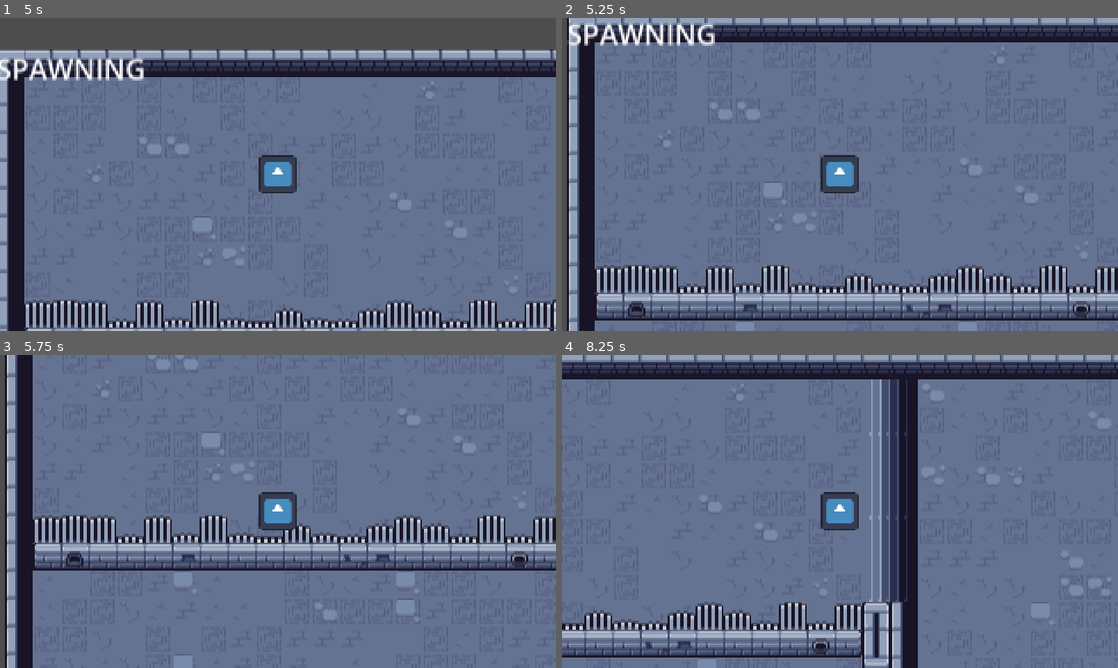
Above: before the commit, frames 1-4 (two rows, left to right).
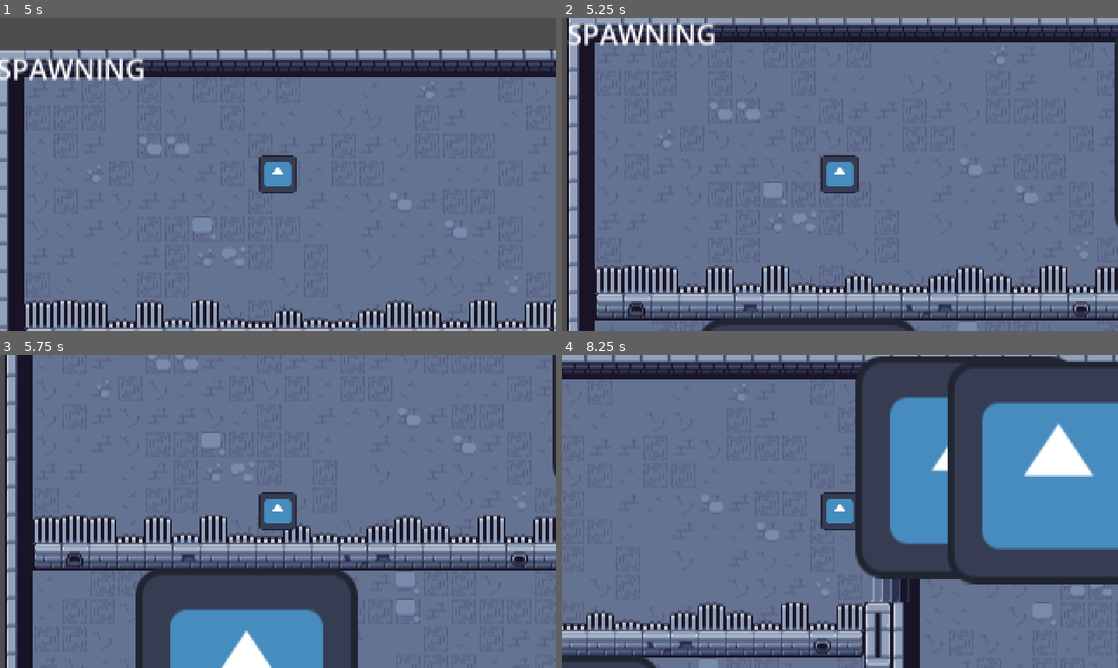
Above: after the commit, the same moments.

Repository: Komiyaki/GodotVampSurv
Game: Godot game, scene res://scenes/game/game_scene.tscn
The game is run twice, just before and just after one commit, with the same random seed, the same clock (stepped at 60 frames per second) and the same inputs. The engine's default icon, where the game draws it, is replaced by a stand-in: a white triangle on a blue panel in a dark square.
Inputs:
- Up to frame 1 (5 s): tap Enter at 0.5 s; hold D (RIGHT) 0.53-1.28 s; hold S (DOWN) 1.28-2.03 s; hold D (RIGHT) 2.03-2.78 s; hold W (UP) 2.78-3.53 s; hold A (LEFT) from 3.53 s (still down)
- Up to frame 2 (5.25 s): release A (LEFT) at 5.03 s; hold S (DOWN) from 5.03 s (still down)
- Up to frame 3 (5.75 s): keep holding S (DOWN)
- Up to frame 4 (8.25 s): release S (DOWN) at 5.78 s; hold D (RIGHT) 5.78-6.53 s; hold W (UP) 6.53-7.28 s; hold D (RIGHT) 7.28-8.03 s; hold S (DOWN) from 8.03 s (still down)

Frame 1 is identical in both runs. In frame 2, 1.6% of the frame differs, in the area x 25-100%, y 7-100%; in frame 3, 13%; in frame 4, 37%, in the area x 0-100%, y 0-100%.

Commit message:
Game loop fleshed out
Game manager now starts rounds and spawns enemies at intervals given function params
Enemy manager now dynamically adds enemies to pool when it runs out

Diff:
--- a/scenes/autoload/game_data.gd
+++ b/scenes/autoload/game_data.gd
@@ -4,12 +4,22 @@
 const SAVE_PATH: String = "user://save_data.json"
 
 const ENEMY_SCENE_PATH: String = "res://scenes/enemy/enemy.tscn"
-const ENEMY_POOL_SIZE: int = 100
+const ENEMY_POOL_SIZE_INITIAL: int = 100
+const ENEMY_POOL_INCREASE_AMOUNT: int = 10
 
-const ENEMY_SPAWN_FIELD_RANGE_X = 1280
-const ENEMY_SPAWN_FIELD_RANGE_Y = 720
-const ENEMY_SPAWN_FIELD_OFFSET = 32
-const ENEMY_SPAWN_CAMERA_RANGE_SQR = 100
+const ENEMY_SPAWN_FIELD_RANGE_X: int = 1280
+const ENEMY_SPAWN_FIELD_RANGE_Y: int = 720
+const ENEMY_SPAWN_FIELD_OFFSET: int = 32
+const ENEMY_SPAWN_CAMERA_RANGE_SQR: int = 500
+
+const ENEMY_SPAWN_TIMER: float = 5
+const ENEMY_SPAWN_AMOUNT_INITIAL: int = 10
+
+const SPAWN_FUNC_FACTOR_INITIAL: float = 20
+const SPAWN_FUNC_FACTOR_LINEAR: float = 1.5
+const SPAWN_FUNC_FACTOR_EXP: float = 1.193
+
+const INTERROUND_TIMER: float = 10
 
 # Called when the node enters the scene tree for the first time.
 func _ready() -> void:
--- a/scenes/game/enemy_manager.gd
+++ b/scenes/game/enemy_manager.gd
@@ -10,12 +10,8 @@
 const ENEMY_SPAWN_RANGE_X: int = GameData.ENEMY_SPAWN_FIELD_RANGE_X - (GameData.ENEMY_SPAWN_FIELD_OFFSET * 2)
 const ENEMY_SPAWN_RANGE_Y: int = GameData.ENEMY_SPAWN_FIELD_RANGE_Y - (GameData.ENEMY_SPAWN_FIELD_OFFSET * 2)
 
-@export var inactive_node: Node2D
-@export var active_node: Node2D
-
 # Called when the node enters the scene tree for the first time.
 func _ready() -> void:
-    _check_dependencies()
 
     # Load PackedScene of enemy
     enemy_scene = load(GameData.ENEMY_SCENE_PATH)
@@ -29,40 +25,44 @@
     assert(new_enemy is PooledObject)
 
     # Crash if not, add first to dict if so
-    inactive_node.add_child(new_enemy)
+    add_child(new_enemy)
+    new_enemy.name = "Enemy%d" %enemy_pool_count
     new_enemy.set_inactive()
     enemy_pool_inactive.set(enemy_pool_count, new_enemy)
     enemy_pool_count += 1
 
-func _check_dependencies() -> void:
-    if inactive_node == null:
-        push_error("No inactive_node set on %s" % name)
-    if active_node == null:
-        push_error("No active_node set on %s" % name)
 
 func fill_enemy_pool() -> void:
-    _add_enemies_to_pool(GameData.ENEMY_POOL_SIZE)
+    _add_enemies_to_pool(GameData.ENEMY_POOL_SIZE_INITIAL)
 
 func _add_enemies_to_pool(count: int = 0) -> void:
-    print("populating enemy pool")
+    print("%s populating enemy pool to %d enemies" % [name, GameData.ENEMY_POOL_SIZE_INITIAL])
     while enemy_pool_count < count:
         var new_enemy = enemy_scene.instantiate()
-        inactive_node.add_child(new_enemy)
+        add_child(new_enemy)
+        new_enemy.name = "Enemy%d" %enemy_pool_count
         new_enemy.set_inactive()
         enemy_pool_inactive.set(enemy_pool_count, new_enemy)
         enemy_pool_count += 1
 
 func spawn_n_enemies(count: int, camera_pos: Vector2) -> void:
     var spawn_pos: Vector2 = Vector2.ZERO
+
+    # Add new enemies to pool if we ran out
+    while count > len(enemy_pool_inactive):
+        _add_enemies_to_pool(GameData.ENEMY_POOL_INCREASE_AMOUNT)
+        print("%s Added %d additional enemies to pool" % [name, GameData.ENEMY_POOL_INCREASE_AMOUNT])
+
+    # Spawn n number of enemies
     for i in range(0, count):
+        # Randomly generate spawn locations until we get one outside of camera range
         while true:
             spawn_pos.x = 32 + randi_range(0, ENEMY_SPAWN_RANGE_X)
             spawn_pos.y = 32 + randi_range(0, ENEMY_SPAWN_RANGE_Y)
-            if spawn_pos.distance_squared_to(camera_pos) <= GameData.ENEMY_SPAWN_CAMERA_RANGE:
+            if spawn_pos.distance_squared_to(camera_pos) >= GameData.ENEMY_SPAWN_CAMERA_RANGE_SQR:
                 break
 
-            _spawn_enemy(spawn_pos)
-        pass
+        _spawn_enemy(spawn_pos)
 
 
 func _spawn_enemy(location: Vector2) -> void:
@@ -71,7 +71,6 @@
     enemy_pool_active.set(enemy_id, enemy)
     enemy_pool_inactive.erase(enemy_id)
 
-    active_node.add_child(enemy)
     enemy.position = location
     enemy.set_active()
     pass
--- a/scenes/game/enemy_manager.tscn
+++ b/scenes/game/enemy_manager.tscn
@@ -2,12 +2,5 @@
 
 [ext_resource type="Script" uid="uid://dx1vnr3idpage" path="res://scenes/game/enemy_manager.gd" id="1_d7uud"]
 
-[node name="EnemyManager" type="Node2D" unique_id=255586920 node_paths=PackedStringArray("inactive_node", "active_node")]
+[node name="EnemyManager" type="Node2D" unique_id=255586920]
 script = ExtResource("1_d7uud")
-inactive_node = NodePath("InactiveEnemies")
-active_node = NodePath("ActiveEnemies")
-
-[node name="InactiveEnemies" type="Node2D" parent="." unique_id=1814496168]
-position = Vector2(-100, -100)
-
-[node name="ActiveEnemies" type="Node2D" parent="." unique_id=550474783]
--- a/scenes/game/game_manager.gd
+++ b/scenes/game/game_manager.gd
@@ -5,7 +5,7 @@
 FIRST_LOAD,
 COUNTDOWN,
 SPAWNING,
-MUTATION_FRAMES,
+INTERROUND,
 PAUSED,
 ROUND_SWITCH,
 GAME_OVER,
@@ -14,6 +14,15 @@
 
 @export var ui_manager: UIManager
 @export var enemy_manager: EnemyManager
+@export var player: Node2D
+@export var gm_round_timer: Timer
+@export var gm_spawn_timer: Timer
+
+@export var current_round: int = 0
+@export var round_enemies_total: int = 0
+@export var round_spawn_rate: int = 0
+
+@export var interround_over: bool = true
 
 var game_state: GameState = GameState.FIRST_LOAD:
     set(value):
@@ -25,6 +34,15 @@
 func _ready() -> void:
     _check_dependencies()
 
+    gm_spawn_timer.wait_time = GameData.ENEMY_SPAWN_TIMER
+    gm_round_timer.wait_time = GameData.INTERROUND_TIMER
+
+    gm_spawn_timer.stop()
+    gm_spawn_timer.stop()
+
+    gm_spawn_timer.timeout.connect(spawn_enemies_tick)
+    gm_round_timer.timeout.connect(end_interround)
+
        # get references to all necessary stuff, esp game_data autoload
     pass # Replace with function body.
 
@@ -34,67 +52,86 @@
         push_error("No ui_manager set on %s" % name)
     if enemy_manager == null:
         push_error("No enemy_manager set on %s" % name)
+    if gm_round_timer == null:
+        push_error("No gm_round_timer set on %s" % name)
+    if gm_spawn_timer == null:
+        push_error("No gm_spawn_timer set on %s" % name)
 
 
 # Called every frame. 'delta' is the elapsed time since the previous frame.
 func _process(delta: float) -> void:
-       # enemy spawner should have a pool of objects to recycle, handled by enemy_manager
        # enemies and the like should subscribe to game_manager events to listen for pause state (especially)
-       #
+
     match game_state:
         GameState.FIRST_LOAD:
             game_state = GameState.FIRST_LOAD
+            print("%s performing first load" % name)
             # for now dont do much, just start spawning
             enemy_manager.fill_enemy_pool()
             # might play some intro animation or something idk
-            game_state = GameState.SPAWNING
-            pass
+            game_state = GameState.ROUND_SWITCH
+
         GameState.SPAWNING:
             # spawn enemies at given times / intervals?? as defined in game_data for this round
             # check remaing enemies (or wait for signal from enemy_manager?)
-            pass
-        GameState.MUTATION_FRAMES:
+            if round_enemies_total <= 0 and len(enemy_manager.enemy_pool_active.keys()) <= 0:
+                gm_spawn_timer.stop()
+                game_state = GameState.INTERROUND
+
+        GameState.INTERROUND:
             # unused for now but could be used to mutation get animation
-            pass
+            if interround_over:
+                game_state = GameState.ROUND_SWITCH
+
         GameState.PAUSED:
             # send signal to all subscribers (mostly enemies and animations) that game is paused (on pause and unpause)
             pass
+
         GameState.ROUND_SWITCH:
             # increment round counter, load enemy data for next round, start interround timer
-            pass
+            interround_over = false
+
+            current_round += 1
+            round_enemies_total = floor(
+                GameData.SPAWN_FUNC_FACTOR_INITIAL +
+                GameData.SPAWN_FUNC_FACTOR_LINEAR * current_round +
+                pow(GameData.SPAWN_FUNC_FACTOR_EXP, current_round)
+                )
+            round_spawn_rate = floor(GameData.ENEMY_SPAWN_AMOUNT_INITIAL + GameData.SPAWN_FUNC_FACTOR_LINEAR * current_round)
+
+            game_state = GameState.SPAWNING
+
+            print("Started round {0} with {1} enemies, {2} every {3} seconds".format(
+                {"0": current_round,
+                "1": round_enemies_total,
+                "2": round_spawn_rate,
+                "3": GameData.ENEMY_SPAWN_TIMER}
+            ))
+
+            gm_spawn_timer.start()
+
         GameState.GAME_OVER:
             # show stats: rounds survived, enemies killed, mutations used, etc?
             # allow restart, or exit to menu
             pass
+
         GameState.RESTART:
             pass
+
         _:
-            pass
-    match game_state:
-        GameState.FIRST_LOAD:
-            game_state = GameState.FIRST_LOAD
-            # for now dont do much, just start spawning
-            # might play some intro animation or something idk
-            game_state = GameState.SPAWNING
-            pass
-        GameState.SPAWNING:
-            # spawn enemies at given times / intervals?? as defined in game_data for this round
-            # check remaing enemies (or wait for signal from enemy_manager?)
-            pass
-        GameState.MUTATION_FRAMES:
-            # unused for now but could be used to mutation get animation
-            pass
-        GameState.PAUSED:
-            # send signal to all subscribers (mostly enemies and animations) that game is paused (on pause and unpause)
-            pass
-        GameState.ROUND_SWITCH:
-            # increment round counter, load enemy data for next round, start interround timer
-            pass
-        GameState.GAME_OVER:
-            # show stats: rounds survived, enemies killed, mutations used, etc?
-            # allow restart, or exit to menu
-            pass
-        GameState.RESTART:
-            pass
-        _:
-            pass
+            push_error("Unexpected GameState value on %s" % name)
+
+func spawn_enemies_tick() -> void:
+    var enemy_count: int = round_spawn_rate if round_spawn_rate <= round_enemies_total else round_enemies_total
+
+    enemy_manager.spawn_n_enemies(enemy_count, player.position)
+    round_enemies_total -= enemy_count
+
+    print("%s Spawned %d enemies, %d remaining" % [name, enemy_count, round_enemies_total])
+
+    # Stop spawning timer if spawned all enemies
+    if round_enemies_total <= 0:
+        gm_spawn_timer.stop()
+
+func end_interround() -> void:
+    interround_over = true
--- a/scenes/game/game_scene.tscn
+++ b/scenes/game/game_scene.tscn
@@ -1636,10 +1636,20 @@
 sources/6 = SubResource("TileSetAtlasSource_a6aob")
 sources/7 = SubResource("TileSetAtlasSource_pb5aj")
 
-[node name="GameLevel" type="Node2D" unique_id=2075436351 node_paths=PackedStringArray("ui_manager", "enemy_manager")]
+[node name="GameLevel" type="Node2D" unique_id=2075436351]
+
+[node name="GameManager" type="Node2D" parent="." unique_id=1513988542 node_paths=PackedStringArray("ui_manager", "enemy_manager", "player", "gm_round_timer", "gm_spawn_timer")]
 script = ExtResource("1_axn74")
-ui_manager = NodePath("UI")
-enemy_manager = NodePath("EnemyManager")
+ui_manager = NodePath("../UI")
+enemy_manager = NodePath("../EnemyManager")
+player = NodePath("../Player")
+gm_round_timer = NodePath("GMRoundTimer")
+gm_spawn_timer = NodePath("GMSpawnTimer")
+metadata/_custom_type_script = "uid://dviygx0knstdd"
+
+[node name="GMRoundTimer" type="Timer" parent="GameManager" unique_id=1331938059]
+
+[node name="GMSpawnTimer" type="Timer" parent="GameManager" unique_id=370203912]
 
 [node name="Floor" type="TileMapLayer" parent="." unique_id=1280365157]
 tile_map_data = PackedByteArray("AAABAAEAAAAJAA0AAAABAAIAAAAKAAwAAAABAAMAAAAJAAwAAAABAAQAAAAKAA0AAAABAAUAAAAKAA0AAAABAA …(53584 unchanged characters)…
